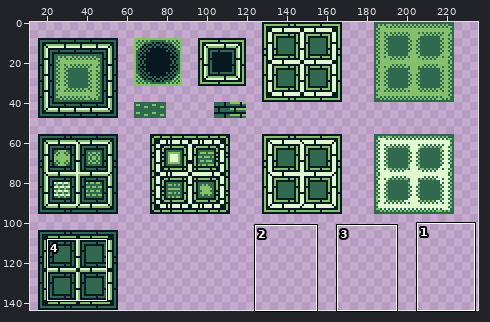
File history of a pixel-art file, assets/tilesets/Aseprite File/TileSet_Maze.aseprite. The first picture is a wide view before the edit; the outline marks the close-up.
Close-up. The starting point:
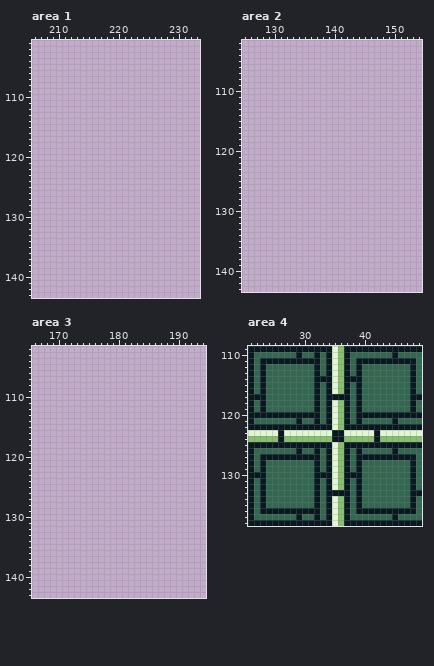
240x144 pixels, 1 frame. Shown: area 1: x 206..233, y 101..143; area 2: x 125..154, y 102..143; area 3: x 166..194, y 102..143; area 4: x 21..49, y 109..138. The wide view leaves out empty margins. The commit also changed other parts of the picture, which this record leaves out.
Once edited:
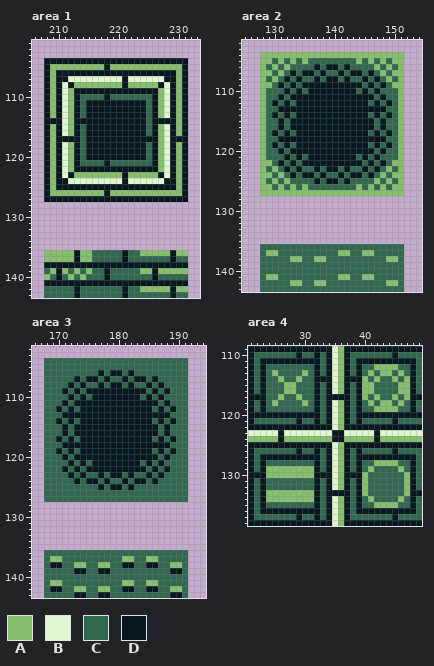
Palette (. is transparent): A #86c06c  B #e0f8cf  C #306850  D #071821
Diff:
Changed rows in their new state; - is an unchanged pixel.
Area 1:
first column x 208:
104 DDDDDDDDDDDDDDDDDDDDDDDD
105 DAAAAAAAAADAAAAAAAAAAAAD
106 DADDDDDDDDDDDDDDDDDDDDAD
107 DADDBBBBBBBBBDBBBBBBDDAD
108 DADBDAAAAAAAADAAAAADBDAD
109 DADBADDDDDDDDDDDDDDABDAD
110 DADBADCCCCDCCCCCCCDABDAD
111 DADBADCDDDDDDDDDDCDABDAD
112 DADBADCDDDDDDDDDDCDABDAD
113 DADBADCDDDDDDDDDDCDABDAD
114 DDDBADDDDDDDDDDDDCDDDDAD
115 DADBADCDDDDDDDDDDCDABDAD
116 DADBADCDDDDDDDDDDCDABDAD
117 DADDDDCDDDDDDDDDDDDABDDD
118 DADBADCDDDDDDDDDDCDABDAD
119 DADBADCDDDDDDDDDDCDABDAD
120 DADBADCDDDDDDDDDDCDABDAD
121 DADBADCCCCDCCCCCCCDABDAD
122 DADBADDDDDDDDDDDDDDABDAD
123 DADBDAAAAAAAADAAAAADBDAD
124 DADDBBBBBBBBBDBBBBBBDDAD
125 DADDDDDDDDDDDDDDDDDDDDAD
126 DAAAAAAAAADAAAAAAAAAAAAD
127 DDDDDDDDDDDDDDDDDDDDDDDD
first column x 208:
136 AAAAADAACCCCCDCCAAAAADAA
137 AAAAADAACCCCCDCCCCCCCDCC
138 DDDDDDDDDDDDDDDDDDDDDDDD
139 CADACACACCDCCCCCAADAAAAA
140 ACDCACACCCDCCCCCCCDCCCCC
141 DDDDDDDDDDDDDDDDDDDDDDDD
142 CCCCCDCCCCCCCDCCAAAAADAA
143 CCCCCDCCCCCCCDCCCCCCCDCC
Area 2:
first column x 128:
104 AAAAAAAAAAAAAAAAAAAAAAAA
105 AACACACACCCCCCCCACACACAA
106 ACACACCCCDCDDCDCCCCACACA
107 AACACDCDDCDCCDCDDCDCACAA
108 ACACDCDCCDCDDCDCCDCDCACA
109 AACDCDCDDDDDDDDDDCDCDCAA
110 ACCCDCDCDDDDDDDDCDCDCCCA
111 ACCDCDDDDDDDDDDDDDDCDCCA
112 ACDCDCDDDDDDDDDDDDCDCDCA
113 ACCDDDDDDDDDDDDDDDDDDCCA
114 ACDCDCDDDDDDDDDDDDCDCDCA
115 ACCDCDDDDDDDDDDDDDDCDCCA
116 ACCDCDDDDDDDDDDDDDDCDCCA
117 ACDCDCDDDDDDDDDDDDCDCDCA
118 ACCDDDDDDDDDDDDDDDDDDCCA
119 ACDCDCDDDDDDDDDDDDCDCDCA
120 ACCDCDDDDDDDDDDDDDDCDCCA
121 ACCCDCDCDDDDDDDDCDCDCCCA
122 AACDCDCDDDDDDDDDDCDCDCAA
123 ACACDCDCCDCDDCDCCDCDCACA
124 AACACDCDDCDCCDCDDCDCACAA
125 ACACACCCCDCDDCDCCCCACACA
126 AACACACACCCCCCCCACACACAA
127 AAAAAAAAAAAAAAAAAAAAAAAA
first column x 128:
136 CCCCCCCCCCCCCCCCCCCCCCCC
137 CAACCCCCCCCCCAACCAACCCCC
138 CCCCCAACCAACCCCCCCCCCAAC
139 CCCCCCCCCCCCCCCCCCCCCCCC
140 CCCCCCCCCCCCCCCCCCCCCCCC
141 CAACCCCCCCCCCAACCAACCCCC
142 CCCCCAACCAACCCCCCCCCCAAC
143 CCCCCCCCCCCCCCCCCCCCCCCC
Area 3:
first column x 168:
104 CCCCCCCCCCCCCCCCCCCCCCCC
105 CCCCCCCCCCCCCCCCCCCCCCCC
106 CCCCCCCCCDCDDCDCCCCCCCCC
107 CCCCCDCDDCDCCDCDDCDCCCCC
108 CCCCDCDCCDCDDCDCCDCDCCCC
109 CCCDCDCDDDDDDDDDDCDCDCCC
110 CCCCDCDCDDDDDDDDCDCDCCCC
111 CCCDCDDDDDDDDDDDDDDCDCCC
112 CCDCDCDDDDDDDDDDDDCDCDCC
113 CCCDDDDDDDDDDDDDDDDDDCCC
114 CCDCDCDDDDDDDDDDDDCDCDCC
115 CCCDCDDDDDDDDDDDDDDCDCCC
116 CCCDCDDDDDDDDDDDDDDCDCCC
117 CCDCDCDDDDDDDDDDDDCDCDCC
118 CCCDDDDDDDDDDDDDDDDDDCCC
119 CCDCDCDDDDDDDDDDDDCDCDCC
120 CCCDCDDDDDDDDDDDDDDCDCCC
121 CCCCDCDCDDDDDDDDCDCDCCCC
122 CCCDCDCDDDDDDDDDDCDCDCCC
123 CCCCDCDCCDCDDCDCCDCDCCCC
124 CCCCCDCDDCDCCDCDDCDCCCCC
125 CCCCCCCCCDCDDCDCCCCCCCCC
126 CCCCCCCCCCCCCCCCCCCCCCCC
127 CCCCCCCCCCCCCCCCCCCCCCCC
first column x 168:
136 CCCCCCCCCCCCCCCCCCCCCCCC
137 CAACCCCCCCCCCAACCAACCCCC
138 CDDCCAACCAACCDDCCDDCCAAC
139 CCCCCDDCCDDCCCCCCCCCCDDC
140 CCCCCCCCCCCCCCCCCCCCCCCC
141 CAACCCCCCCCCCAACCAACCCCC
142 CDDCCAACCAACCDDCCDDCCAAC
143 CCCCCDDCCDDCCCCCCCCCCDDC
Area 4:
first column x 25:
112 -----------------AAAA--
113 A----A----------A-AA-A-
114 -A--A----------A-A--A-A
115 --AA-----------AA----AA
116 --AA-----------AA----AA
117 -A--A----------A-A--A-A
118 A----A----------A-AA-A-
119 -----------------AAAA--
first column x 24:
128 ------------------AAAA--
129 AAAAAAAA---------A----A-
130 AAAAAAAA--------A------A
131 ----------------A------A
132 ----------------A------A
133 AAAAAAAA--------A------A
134 AAAAAAAA---------A----A-
135 ------------------AAAA--
